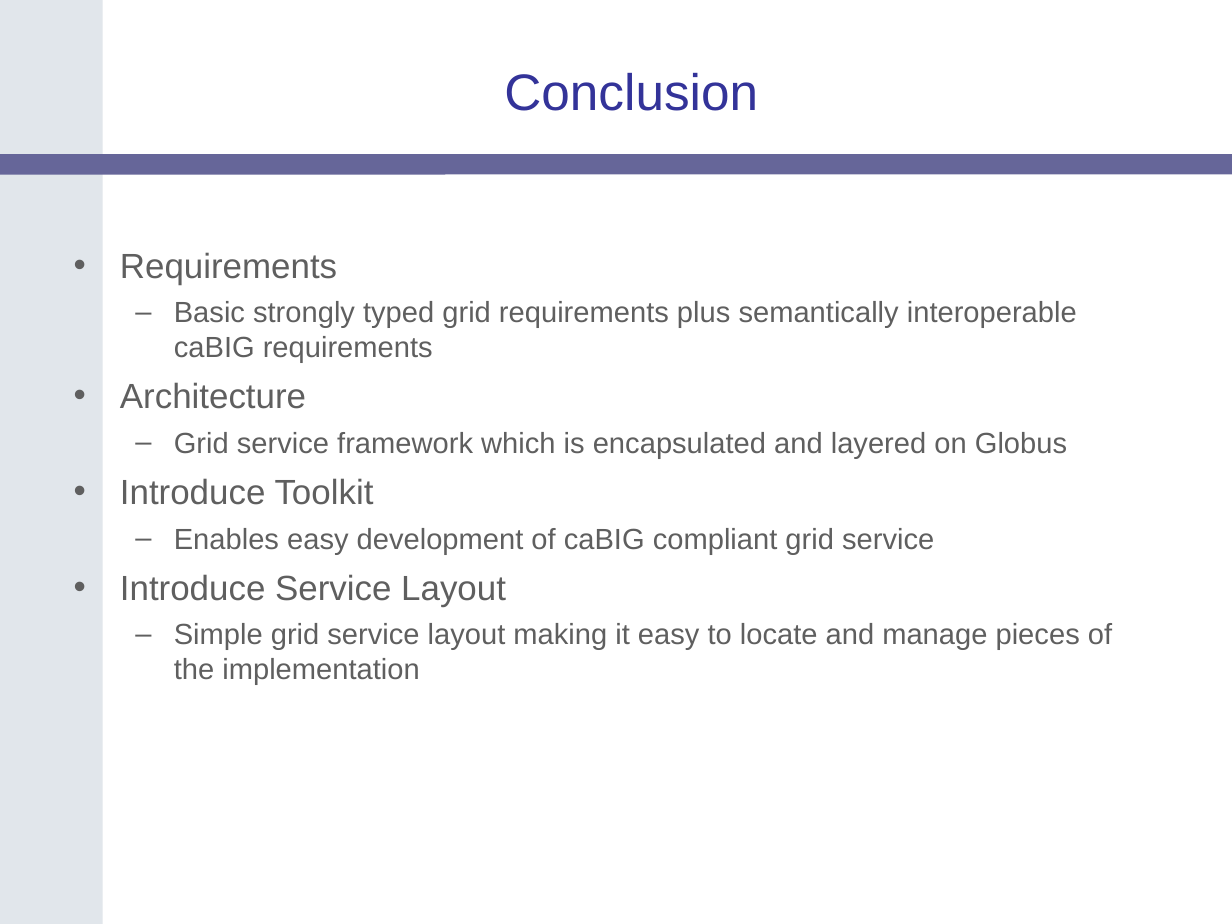
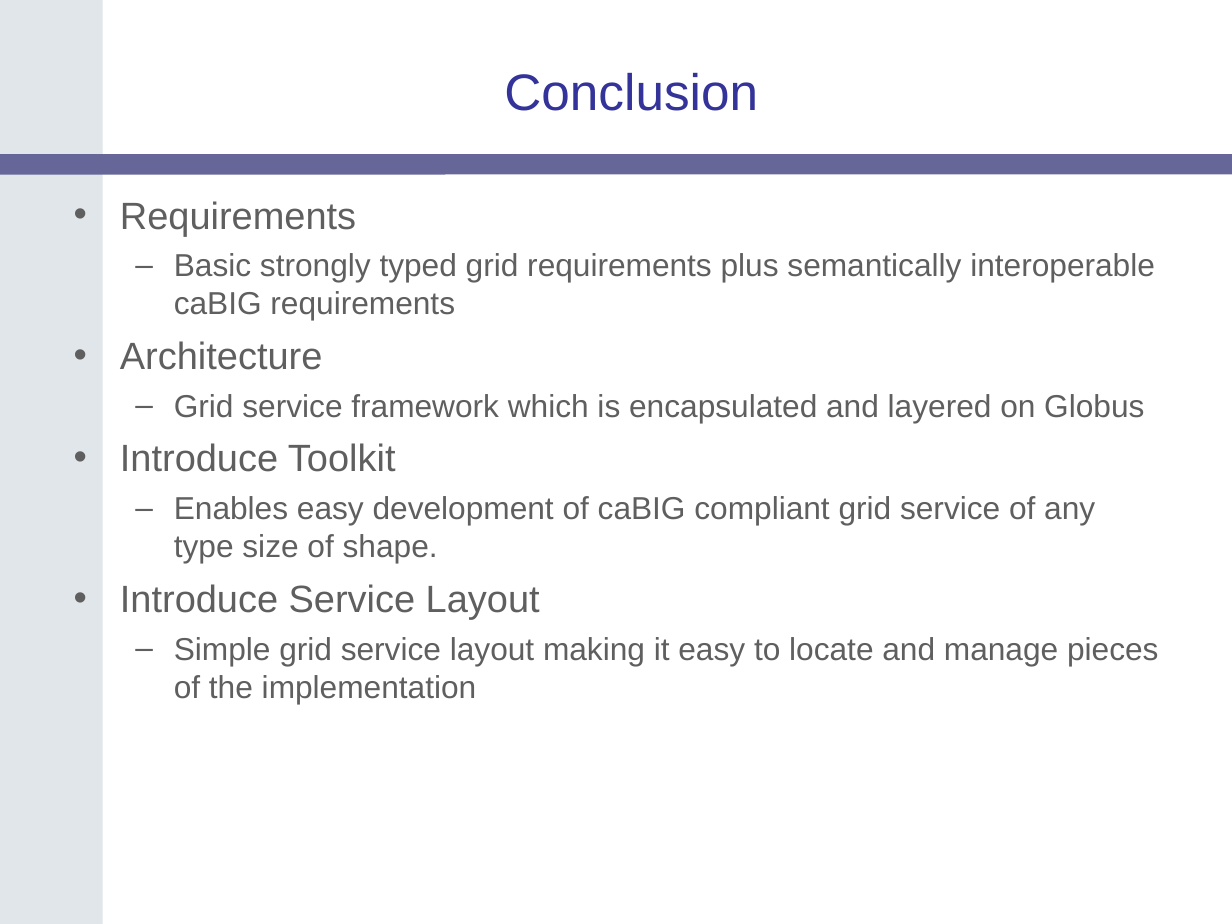
Before and after one commit to NCIP/cagrid-portal, a slide deck: slide 45 of cagrid-1-0/Documentation/presentations/200607_VCDE_ARCH/caGrid-Joint-F2F-Introduce.ppt (slide 40 before the commit). Drawn at 1232x924 pixels with LibreOffice and Linux fonts; fonts in the diff are those of the drawing; background and template pictures are left out. Boxes give left, top, right and bottom in pixels: in the first picture for what was removed or moved away, otherwise in the second. Text is boxed around its words. In the diff, an @@ line names an element or a change of style, - is before the commit and + after.

```diff
--- a/cagrid-1-0/Documentation/presentations/200607_VCDE_ARCH/caGrid-Joint-F2F-Introduce.ppt
+++ b/cagrid-1-0/Documentation/presentations/200607_VCDE_ARCH/caGrid-Joint-F2F-Introduce.ppt
@@ text at (120,201,1159,704): size 20.4 to 22.2 pt in "Requirements", "Architecture", "Introduce Toolkit", "Introduce Service Layout"; size 17 to 18.5 pt in "Basic strongly typed grid requirements plus semantically ...", "Grid service framework which is encapsulated and ...", "Simple grid service layout making it easy ..." @@
@@ text at (174,496,1095,563): text changed; size 17 to 18.5 pt @@
-  – Enables easy development of caBIG compliant grid service
+  – Enables easy development of caBIG compliant grid service of any type size of shape.
```
Also in this commit, not shown: 17 other slides changed, 9 slides added, 3 slides removed.
